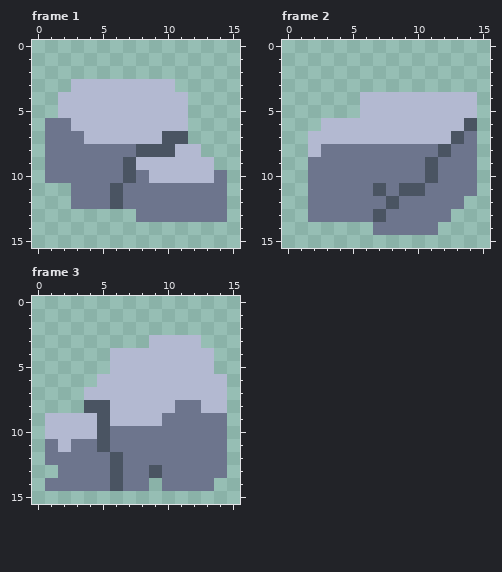
Pixel-art file -- Assets/_project/Sprites/My Own/Aseprite/Level Objects/boulder.aseprite. Above is the file before it was changed.
16x16 pixels, 3 frames. Shown: frame 1, frame 2, frame 3.
And afterwards:
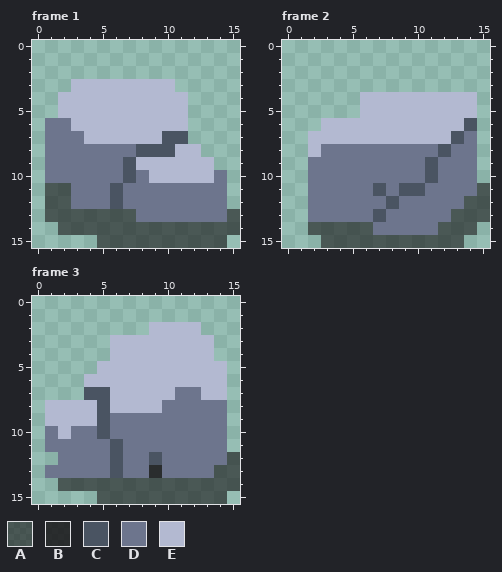
Palette (. is transparent): A #14101396  B #141013d4  C #4a5462  D #6d758d  E #b3b9d1
Difference:
Frame 1:
Colour A is added in rows 11 to 12 at x 1 to 2; in row 13 at x 1 to 7 and 15; in row 14 at x 2 to 15; in row 15 at x 5 to 14.
Frame 2:
Colour A is added in row 11 at x 15; in row 12 at x 14 to 15; in row 13 at x 13 to 15; in row 14 at x 2 to 6 and 12 to 14; in row 15 at x 3 to 13.
Frame 3:
Colour A is added in rows 12 to 13 at x 15; in row 14 at x 9 and 14 to 15; in row 15 at x 5 to 14.
Colour A replaces colour C in row 14 at x 6.
Colour A replaces colour D in row 13 at x 14; in row 14 at x 2 to 5, 7 to 8 and 10 to 13.
Colour B replaces colour C in row 13 at x 9.
Colour C replaces colour D in row 11 at x 6; in row 12 at x 9.
Colour C replaces colour E in row 7 at x 4 to 5.
Colour D is added in row 13 at x 1.
Colour D replaces colour C in row 11 at x 5.
Colour D replaces colour E in row 7 at x 11 to 12; in row 8 at x 10 and 13 to 14; in row 9 at x 6 to 9; in row 10 at x 1 and 3 to 4; in row 11 at x 2.
Colour E is added in row 2 at x 9 to 12; in row 3 at x 6 to 8 and 13; in row 5 at x 5 and 14; in row 6 at x 4; in row 8 at x 1 to 3.
Colour E replaces colour C in row 8 at x 4.
Colour D is gone in row 12 at x 1; in row 14 at x 1.
Changed places in both pictures, as pixel boxes (x1, y1, x2, y2):
added: (45, 183, 240, 248)
added: (308, 183, 490, 248)
changed: (45, 322, 240, 504)
